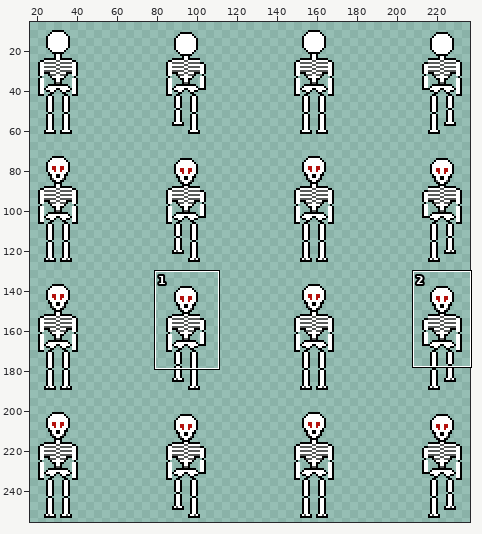
One commit to this pixel-art file: assets/aseprite/skeleton2.aseprite. The first picture is a wide view before the edit; the outline marks the close-up.
Close-up. As it was:
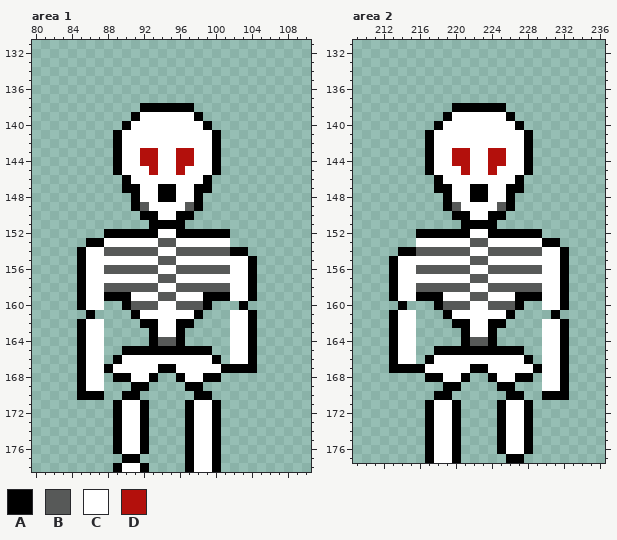
256x256 pixels, 1 frame. Pixels under 10% opacity are left out. Shown: area 1: x 80..110, y 131..178; area 2: x 209..236, y 131..177. The wide view leaves out empty margins. The commit also changed other parts of the picture, which this record leaves out.
Visible layers, top first: "BigHead", "Skel".
Palette (. is transparent): A #000000  B #575958  C #ffffff  D #b3100c
Pixels before, area 1, first column x 85:
138 .......AAAAAA.......
139 ......ACCCCCCA......
140 .....ACCCCCCCCA.....
141 ....ACCCCCCCCCCA....
142 ....ACCCCCCCCCCA....
143 ....ACCDDCCDDCCA....
144 ....ACCDDCCDDCCA....
145 ....ACCCDCCDCCCA....
146 .....ACCCCCCCCA.....
147 .....AACCAACCAA.....
148 ......ACCAACCA......
149 ......ABCCCCBA......
150 .......AACCAA.......
151 ........AAAA........
152 ...AAAAAACCAAAAAA...
153 .AACCCCCCBBCCCCCC...
154 ACCBBBBBBCCBBBBBBAA.
155 ACCCCCCCCBBCCCCCCCCA
156 ACCBBBBBBCCBBBBBBCCA
157 ACCCCCCCCBBCCCCCCCCA
158 ACCBBBBBBCCBBBBBBCCA
159 ACCAAACCCBBCCCAAACCA
160 ACC..ABBBCCBBBA...A.
161 .A....ACCCCCCA...CCA
162 ACC....AACCAA....CCA
163 ACC.....ACCA.....CCA
164 ACC.....ABBA.....CCA
165 ACC..AAAAAAAAAA..CCA
166 ACC.ACCCCCCCCCCA.CCA
167 ACCACCCCCAACCCCCAAAA
168 ACC.AACCA..ACCAA....
169 ACC...AA....AA......
170 AAA..AA......AA.....
171 ....ACCA....ACCA....
172 ....ACCA....ACCA....
173 ....ACCA....ACCA....
174 ....ACCA....ACCA....
175 ....ACCA....ACCA....
176 ....ACCA....ACCA....
177 .....AA.....ACCA....
178 ....ACCA....ACCA....
Pixels before, area 2, first column x 213:
138 .......AAAAAA.......
139 ......ACCCCCCA......
140 .....ACCCCCCCCA.....
141 ....ACCCCCCCCCCA....
142 ....ACCCCCCCCCCA....
143 ....ACCDDCCDDCCA....
144 ....ACCDDCCDDCCA....
145 ....ACCCDCCDCCCA....
146 .....ACCCCCCCCA.....
147 .....AACCAACCAA.....
148 ......ACCAACCA......
149 ......ABCCCCBA......
150 .......AACCAA.......
151 ........AAAA........
152 ...AAAAAACCAAAAAA...
153 ...CCCCCCBBCCCCCCAA.
154 .AABBBBBBCCBBBBBBCCA
155 ACCCCCCCCBBCCCCCCCCA
156 ACCBBBBBBCCBBBBBBCCA
157 ACCCCCCCCBBCCCCCCCCA
158 ACCBBBBBBCCBBBBBBCCA
159 ACCAAACCCBBCCCAAACCA
160 .A...ABBBCCBBBA..CCA
161 ACC...ACCCCCCA....A.
162 ACC....AACCAA....CCA
163 ACC.....ACCA.....CCA
164 ACC.....ABBA.....CCA
165 ACC..AAAAAAAAAA..CCA
166 ACC.ACCCCCCCCCCA.CCA
167 AAAACCCCCAACCCCCACCA
168 ....AACCA..ACCAA.CCA
169 ......AA....AA...CCA
170 .....AA......AA..AAA
171 ....ACCA....ACCA....
172 ....ACCA....ACCA....
173 ....ACCA....ACCA....
174 ....ACCA....ACCA....
175 ....ACCA....ACCA....
176 ....ACCA....ACCA....
177 ....ACCA.....AA.....
After:
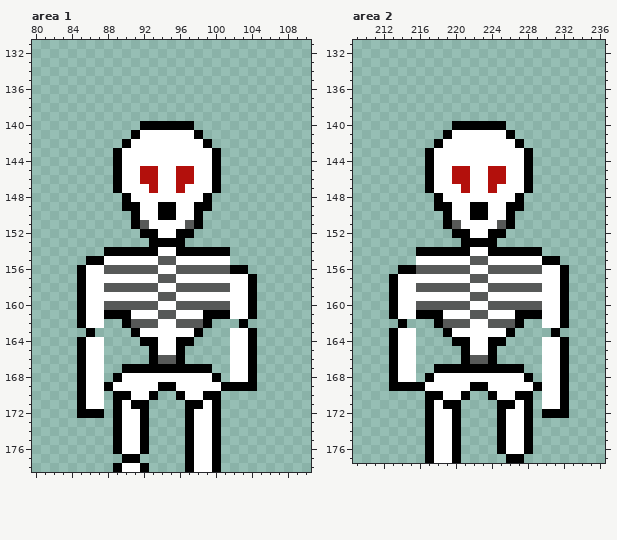
Diff:
layer "BigHead" removed
Changed rows in their new state; - is an unchanged pixel.
Area 1:
first column x 85:
138 -------......-------
139 ------........------
140 -----..AAAAAA..-----
141 ----..A------A..----
142 ----.A--------A.----
143 -------CC--CC-------
144 -------CC--CC-------
145 -------D----D-------
146 ----AC-DD--DD-CA----
147 ----ACC-DCCD-CCA----
148 -----AC--CC--CA-----
149 -----A-C-AA-C-A-----
150 ------ACCAACCA------
151 ------ABCCCCBA------
152 ---....------....---
153 -.......AAAA.....---
154 ...AAAAAA--AAAAAA..-
155 .AA--------------...
156 -----------------AA.
159 ---CCC--------CCC---
160 ---BBB--------BBBCCA
161 ACCAAAC--BB--CAAA---
162 -----ABBB--BBBA--.A.
163 .A.---ACC--CCA------
164 -------A-CC-A-------
165 -----...-CC-...-----
166 ----....ABBA....----
167 ---..AAAA--AAAA..CC-
168 -----C--CCCC--C--CCA
169 ---ACCCCCAACCCCCAAAA
170 -CC-A-CCA--ACC-A----
171 ACC---A------A------
172 AAA-----------------
Area 2:
first column x 213:
138 -------......-------
139 ------........------
140 -----..AAAAAA..-----
141 ----..A------A..----
142 ----.A--------A.----
143 -------CC--CC-------
144 -------CC--CC-------
145 -------D----D-------
146 ----AC-DD--DD-CA----
147 ----ACC-DCCD-CCA----
148 -----AC--CC--CA-----
149 -----A-C-AA-C-A-----
150 ------ACCAACCA------
151 ------ABCCCCBA------
152 ---....------....---
153 ---.....AAAA.......-
154 -..AAAAAA--AAAAAA...
155 ...--------------AA.
156 .AA-----------------
159 ---CCC--------CCC---
160 ACCBBB--------BBB---
161 ---AAAC--BB--CAAACCA
162 .A.--ABBB--BBBA-----
163 ------ACC--CCA---.A.
164 -------A-CC-A-------
165 -----...-CC-...-----
166 ----....ABBA....----
167 -CC..AAAA--AAAA..---
168 ACC--C--CCCC--C-----
169 AAAACCCCCAACCCCCA---
170 ----A-CCA--ACC-A-CC-
171 ------A------A---CCA
172 -----------------AAA
